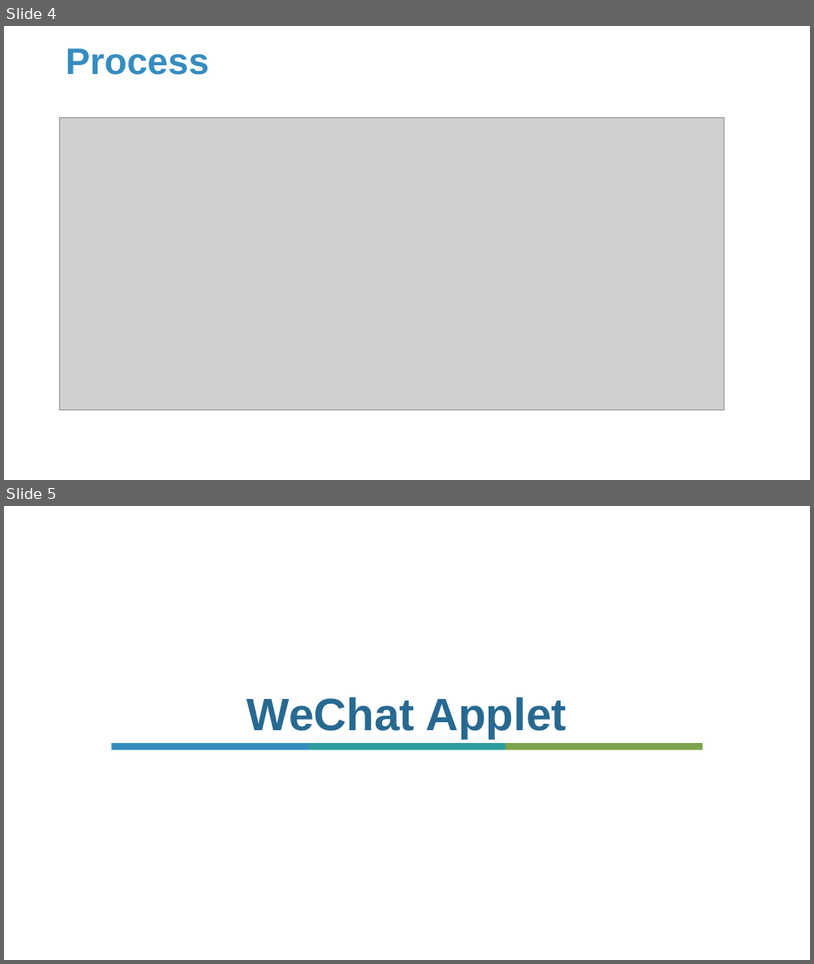
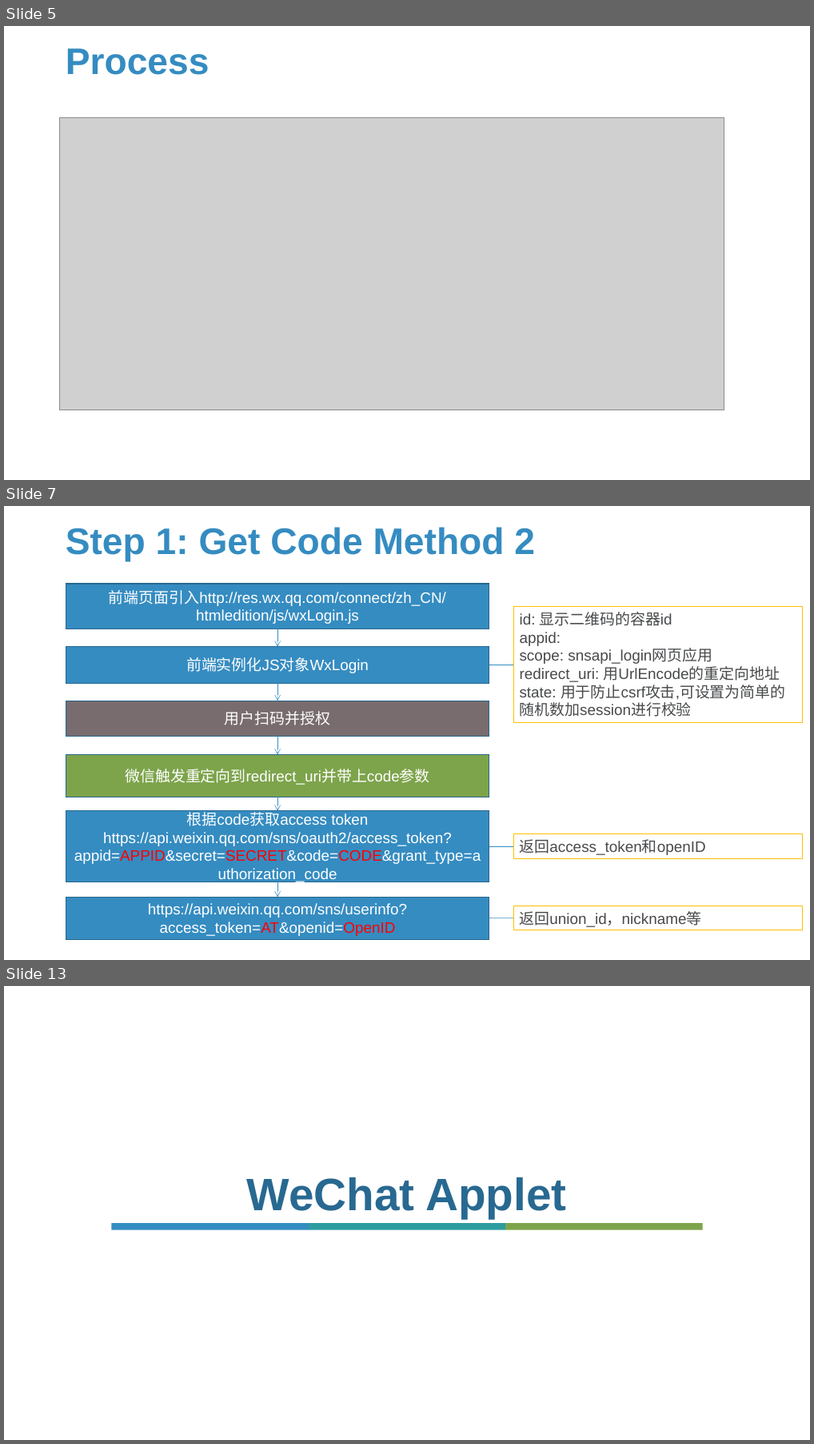
Before and after one commit to Sparks-Lu/TechNotes, a slide deck: Web/WeChat-Notes.pptx. Shown one above the other, each under a label of ours: slides 4 and 5 before the commit, slides 5, 7 and 13 after it; the slides between them are not shown. The pictures are 814x964 and 814x1444 pixels, drawn with LibreOffice and Linux fonts; fonts in the diff are those of the drawing; grey boxes stand for pictures; background and template pictures are left out. Boxes give left, top, right and bottom in pixels: in the first picture for what was removed or moved away, otherwise in the second. Text is boxed around its words. In the diff, an @@ line names an element or a change of style, - is before the commit and + after.

```diff
--- a/Web/WeChat-Notes.pptx
+++ b/Web/WeChat-Notes.pptx
@@ slide 7 added at (4, 506, 810, 960), background picture (left out) @@
@@ title added at (66, 527, 535, 562), 44 pt, text #358CC1, bold @@
+Step 1: Get Code Method 2
@@ rectangle added at (66, 584, 490, 628), fill #358CC1, outline #27688F 1 pt, 18 pt, text #FFFFFF @@
+前端页面引入http://res.wx.qq.com/connect/zh_CN/htmledition/js/wxLogin.js
@@ rectangle added at (514, 607, 803, 723), outline #FFC000 0.75 pt, 18 pt, text #47494B @@
+id: 显示二维码的容器id
+appid:
+scope: snsapi_login网页应用
+redirect_uri: 用UrlEncode的重定向地址
+state: 用于防止csrf攻击,可设置为简单的随机数加session进行校验
@@ rectangle added at (66, 646, 490, 683), fill #358CC1, outline #27688F 1 pt, 18 pt, text #FFFFFF @@
+前端实例化JS对象WxLogin
@@ arrow added from (278, 628) to (278, 646), #358CC1 0.5 pt @@
@@ line added from (490, 664) to (514, 664), #358CC1 0.5 pt @@
@@ arrow added from (278, 684) to (278, 700), #358CC1 0.5 pt @@
@@ rectangle added at (66, 700, 490, 736), fill #786C6E, outline #27688F 1 pt, 18 pt, text #FFFFFF @@
+用户扫码并授权
@@ arrow added from (278, 736) to (278, 755), #358CC1 0.5 pt @@
@@ rectangle added at (66, 755, 490, 797), fill #7DA44B, outline #27688F 1 pt, 18 pt, text #FFFFFF @@
+微信触发重定向到redirect_uri并带上code参数
@@ rectangle added at (66, 811, 490, 882), fill #358CC1, outline #27688F 1 pt, 18 pt, text #FFFFFF @@
+根据code获取access token
+https://api.weixin.qq.com/sns/oauth2/access_token?appid=APPID&secret=SECRET&code=CODE&grant_type=authorization_code
@@ arrow added from (278, 797) to (278, 811), #358CC1 0.5 pt @@
@@ rectangle added at (514, 834, 803, 858), outline #FFC000 0.75 pt, 18 pt, text #47494B @@
+返回access_token和openID
@@ line added from (490, 846) to (514, 846), #358CC1 0.5 pt @@
@@ arrow added from (278, 881) to (278, 896), #358CC1 0.5 pt @@
@@ rectangle added at (66, 896, 490, 939), fill #358CC1, outline #27688F 1 pt, 18 pt, text #FFFFFF @@
+https://api.weixin.qq.com/sns/userinfo?access_token=AT&openid=OpenID
@@ rectangle added at (514, 906, 803, 930), outline #FFC000 0.75 pt, 18 pt, text #47494B @@
+返回union_id，nickname等
@@ line added from (490, 918) to (514, 918), #358CC1 0.5 pt @@
@@ what was slide 4 is now slide 5 @@
@@ what was slide 5 is now slide 13 @@
```
Also in this commit, not shown: 1 slide changed, 7 other slides added, 6 other files.
